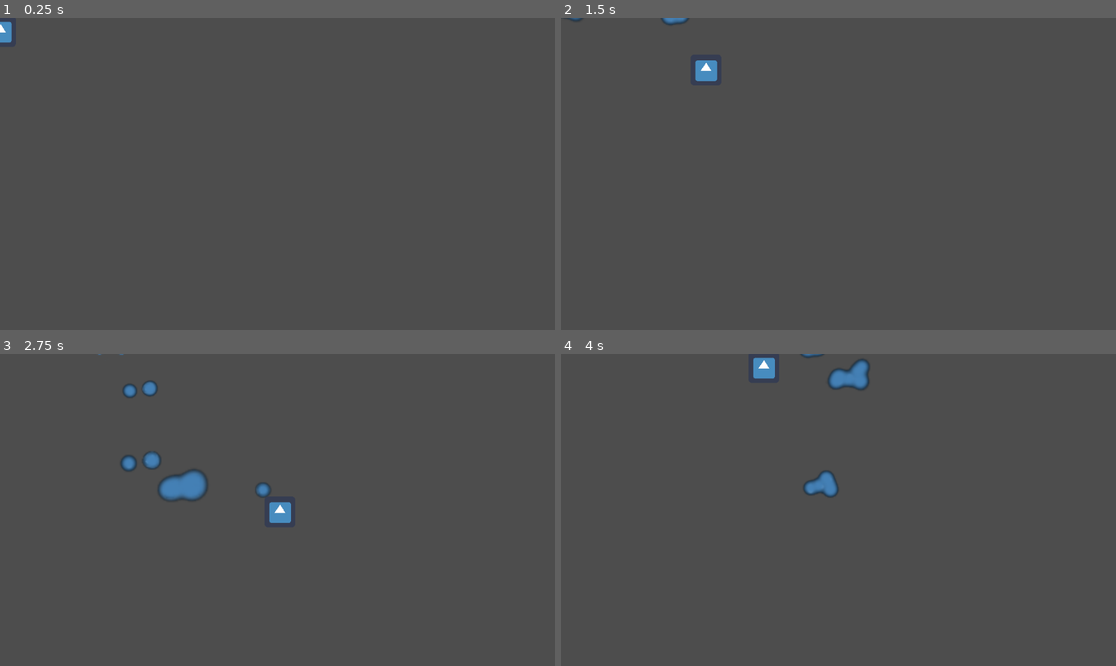
Above: before the commit, frames 1-4 (two rows, left to right).
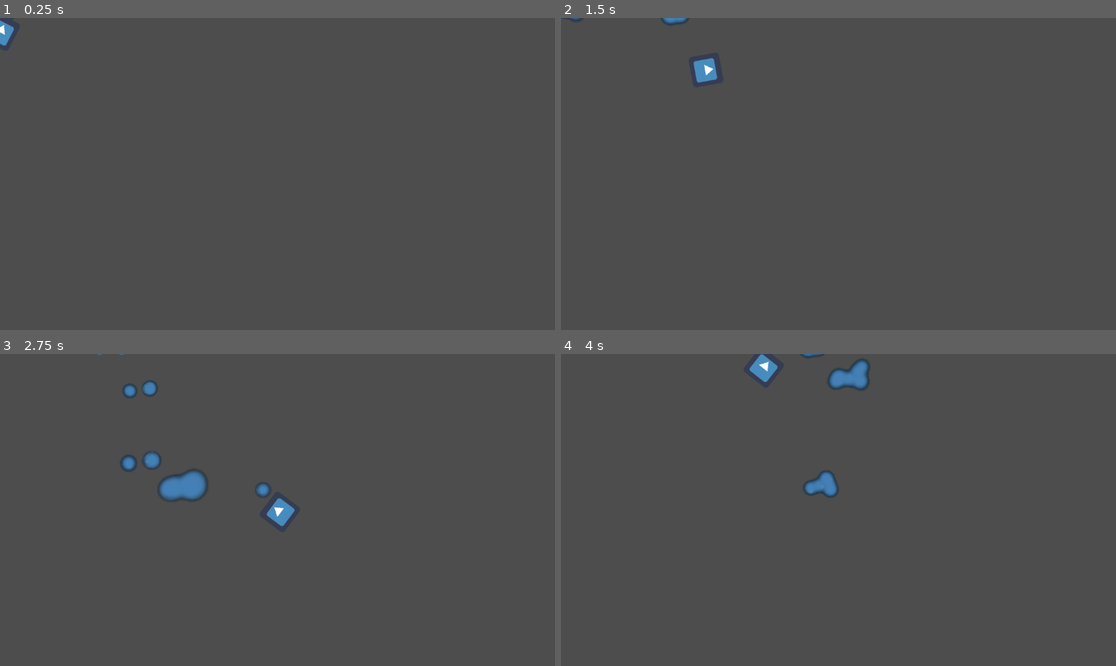
Above: after the commit, the same moments.

Repository: Kukalooka/HydrosparkRehydrated
Game: Godot game, scene res://funnygame.tscn
Same seed, same stepped clock (60 frames per second), same inputs: the game is played once before the commit and once after it. The engine's default icon, where the game draws it, is replaced by a stand-in: a white triangle on a blue panel in a dark square.
Inputs (mouse positions are in pixels of both pictures, inside the frame that each line leads up to):
- Up to frame 1 (0.25 s): no input
- Up to frame 2 (1.5 s): tap Enter at 0.5 s; move the mouse to (960, 158) at 0.52 s; hold D (right) 0.53-1.28 s; move the mouse to (727, 189) at 1.27 s; hold S (down) from 1.28 s (still down)
- Up to frame 3 (2.75 s): move the mouse to (333, 441) at 2.02 s; release S (down) at 2.03 s; hold D (right) from 2.03 s (still down)
- Up to frame 4 (4 s): move the mouse to (810, 572) at 2.77 s; release D (right) at 2.78 s; hold W (up) 2.78-3.53 s; move the mouse to (1005, 556) at 3.52 s; hold A (left) from 3.53 s (still down)

The runs differ from the first frame. In frame 1, less than 0.1% of the frame differs, in the area x 0-3%, y 0-9%; in frame 2, less than 0.1%; in frame 3, 0.1%; in frame 4, 0.1%, in the area x 33-40%, y 0-10%.

Commit message:
Added turning

Diff:
--- a/funnygame.tscn
+++ b/funnygame.tscn
@@ -1,8 +1,9 @@
-[gd_scene load_steps=7 format=3 uid="uid://b5jgq4m871gwj"]
+[gd_scene load_steps=8 format=3 uid="uid://b5jgq4m871gwj"]
 
 [ext_resource type="Script" path="res://player.gd" id="1_1pipr"]
 [ext_resource type="Texture2D" uid="uid://dxlkswyeyeq06" path="res://resources/floaty_64.png" id="2_dywrf"]
 [ext_resource type="Texture2D" uid="uid://cav841by72n8d" path="res://icon.png" id="2_v1xb0"]
+[ext_resource type="Script" path="res://lookAtMeHector.gd" id="4_rmt3d"]
 
 [sub_resource type="RectangleShape2D" id="RectangleShape2D_uyhc5"]
 
@@ -43,3 +44,4 @@
 [node name="Sprite2D" type="Sprite2D" parent="CharacterBody2D"]
 position = Vector2(1, 28)
 texture = ExtResource("2_v1xb0")
+script = ExtResource("4_rmt3d")
--- /dev/null
+++ b/lookAtMeHector.gd
@@ -0,0 +1,12 @@
+extends Sprite2D
+
+
+# Called when the node enters the scene tree for the first time.
+func _ready():
+	pass # Replace with function body.
+
+
+# Called every frame. 'delta' is the elapsed time since the previous frame.
+func _process(delta):
+	look_at(get_global_mouse_position())
+	pass
